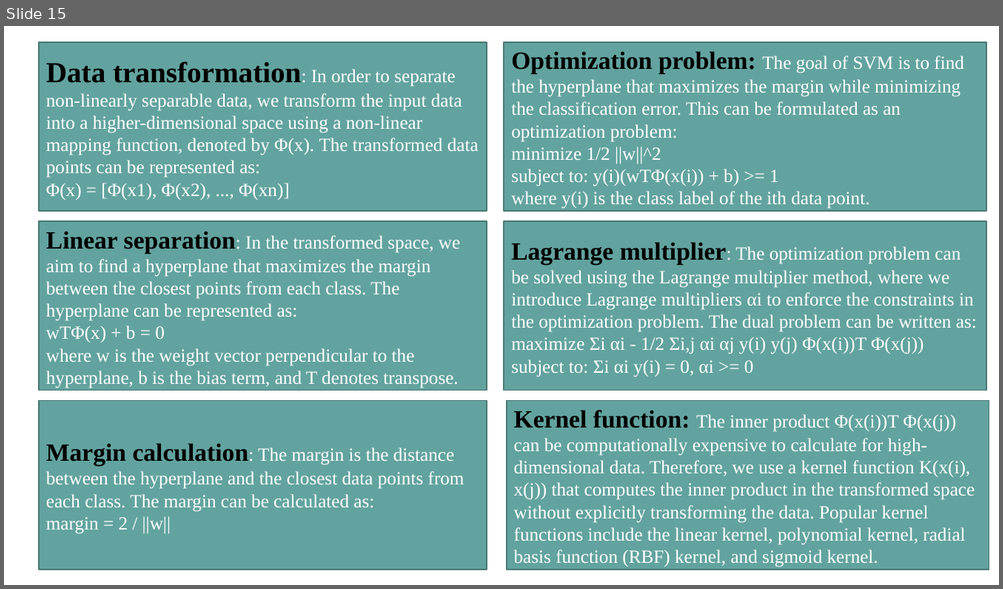
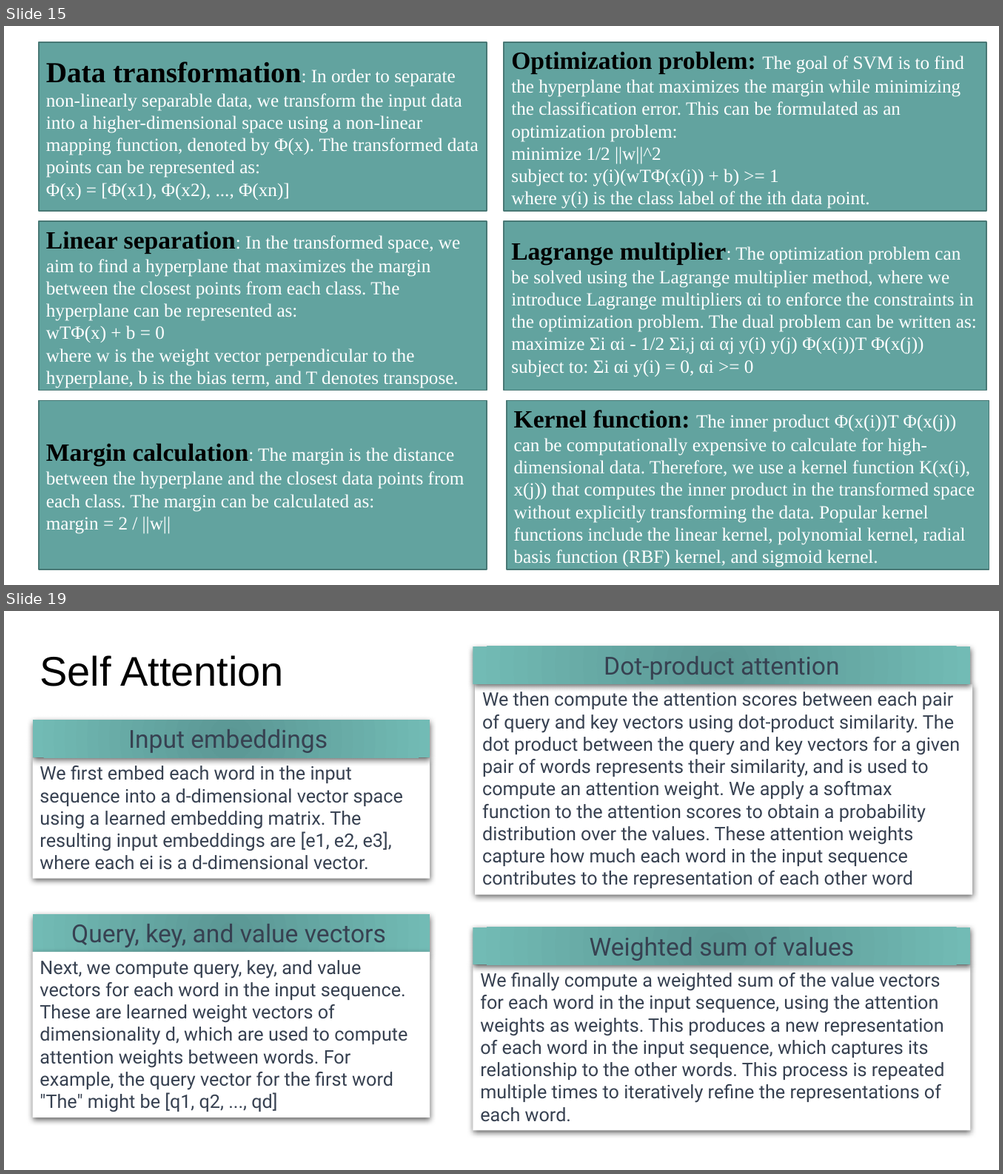
Before and after one commit to ashabilash/machine_learning_and_nlp_workshops, a slide deck: Machine Learning.pptx. Shown one above the other, each under a label of ours: slide 15 before the commit, slides 15 and 19 after it; the slides between them are not shown. The pictures are 1003x589 and 1003x1174 pixels, drawn with LibreOffice and Linux fonts; fonts in the diff are those of the drawing. Boxes give left, top, right and bottom in pixels: in the first picture for what was removed or moved away, otherwise in the second. Text is boxed around its words. In the diff, an @@ line names an element or a change of style, - is before the commit and + after.

```diff
--- a/Machine Learning.pptx
+++ b/Machine Learning.pptx
@@ slide 19 added at [4, 611, 999, 1170], background #FFFFFF @@
@@ rectangle added at [472, 647, 970, 684], fill gradient #5B9894 to #72BBB6, 24 pt, text #374151 @@
+Dot-product attention
@@ text added at [40, 655, 284, 686], 40 pt, text #000000 @@
+Self Attention
@@ rectangle added at [475, 684, 973, 895], fill #FFFFFF, 18 pt, text #374151 @@
+We then compute the attention scores between each pair of query and key vectors using dot-product similarity. The dot product between the query and key vectors for a given pair of words represents their similarity, and is used to compute an attention weight. We apply a softmax function to the attention scores to obtain a probability distribution over the values. These attention weights capture how much each word in the input sequence contributes to the representation of each other word
@@ rectangle added at [32, 720, 430, 758], fill gradient #5B9894 to #72BBB6, 24 pt, text #374151 @@
+Input embeddings
@@ rectangle added at [32, 758, 430, 879], fill #FFFFFF, 18 pt, text #374151 @@
+We first embed each word in the input sequence into a d-dimensional vector space using a learned embedding matrix. The resulting input embeddings are [e1, e2, e3], where each ei is a d-dimensional vector.
@@ rectangle added at [32, 914, 430, 952], fill gradient #5B9894 to #72BBB6, 24 pt, text #374151 @@
+Query, key, and value vectors
@@ rectangle added at [472, 927, 970, 965], fill gradient #5B9894 to #72BBB6, 24 pt, text #374151 @@
+Weighted sum of values
@@ rectangle added at [32, 952, 430, 1118], fill #FFFFFF, 18 pt, text #374151 @@
+Next, we compute query, key, and value vectors for each word in the input sequence. These are learned weight vectors of dimensionality d, which are used to compute attention weights between words. For example, the query vector for the first word "The" might be [q1, q2, ..., qd]
@@ rectangle added at [472, 965, 970, 1131], fill #FFFFFF, 18 pt, text #374151 @@
+We finally compute a weighted sum of the value vectors for each word in the input sequence, using the attention weights as weights. This produces a new representation of each word in the input sequence, which captures its relationship to the other words. This process is repeated multiple times to iteratively refine the representations of each word.
```
Also in this commit, not shown: 3 other slides added.
